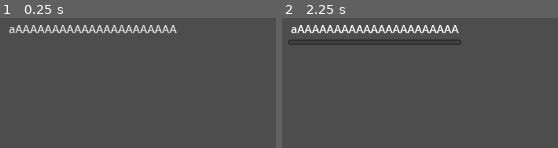
Above: before the commit, frames 1-2 (left to right).
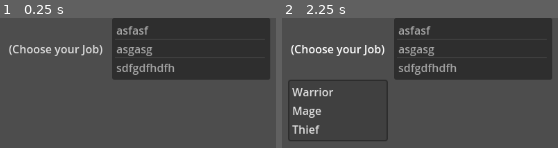
Above: after the commit, the same moments.

Repository: etherealxx/mj-ikdv01
Game: Godot game, scene res://scenes/job_dropdown.tscn
Two runs of this game, one before a commit and one after it. Both use one fixed random seed, a clock stepped at 60 frames per second and the inputs below.
Inputs:
- Up to frame 1 (0.25 s): no input
- Up to frame 2 (2.25 s): click "aAAAAAAAAAAAAAAAAAAAAAA" (after the commit: "(Choose your Job)") at 0.5 s; click "aAAAAAAAAAAAAAAAAAAAAAA" (after the commit: "(Choose your Job)") at 1.25 s; click "aAAAAAAAAAAAAAAAAAAAAAA" (after the commit: "(Choose your Job)") at 2 s

The runs differ from the first frame. In frame 1, 27% of the frame differs, in the area x 3-98%, y 0-47%; in frame 2, 29%, in the area x 2-98%, y 0-95%.

Commit message:
populating dropdown

Diff:
--- a/scenes/job_dropdown.tscn
+++ b/scenes/job_dropdown.tscn
@@ -17,21 +17,36 @@
 layout_mode = 2
 size_flags_horizontal = 3
 
-[node name="ReferenceRect2" type="ReferenceRect" parent="."]
+[node name="ReferenceRect2" type="VBoxContainer" parent="."]
 layout_mode = 2
 size_flags_horizontal = 3
 
-[node name="MenuButton" type="MenuButton" parent="ReferenceRect2"]
-layout_mode = 0
-offset_right = 8.0
-offset_bottom = 8.0
+[node name="DropdownGroup" type="HBoxContainer" parent="ReferenceRect2"]
+layout_mode = 2
+
+[node name="MenuButton" type="MenuButton" parent="ReferenceRect2/DropdownGroup"]
+unique_name_in_owner = true
+layout_mode = 2
 theme = SubResource("Theme_yj26j")
-text = "aAAAAAAAAAAAAAAAAAAAAAA"
+text = "(Choose your Job)"
 
-[node name="MenuBar" type="MenuBar" parent="ReferenceRect2"]
-layout_mode = 0
-offset_right = 40.0
-offset_bottom = 40.0
+[node name="VBoxContainer" type="VBoxContainer" parent="ReferenceRect2/DropdownGroup"]
+layout_mode = 2
+
+[node name="JobName" type="Label" parent="ReferenceRect2/DropdownGroup/VBoxContainer"]
+layout_mode = 2
+
+[node name="JobDesc" type="Label" parent="ReferenceRect2/DropdownGroup/VBoxContainer"]
+layout_mode = 2
+
+[node name="ItemList" type="ItemList" parent="ReferenceRect2/DropdownGroup"]
+layout_mode = 2
+size_flags_horizontal = 3
+auto_height = true
+item_count = 3
+item_0/text = "asfasf"
+item_1/text = "asgasg"
+item_2/text = "sdfgdfhdfh"
 
 [node name="ReferenceRect3" type="ReferenceRect" parent="."]
 layout_mode = 2
--- a/scripts/job_dropdown.gd
+++ b/scripts/job_dropdown.gd
@@ -2,13 +2,60 @@
 
 @export_file("*.csv") var joblist_file = ""
 
+@onready var menupopup : PopupMenu = %MenuButton.get_popup()
+
+var job_table := Dictionary()
+var job_properties := Array()
+
 func _ready():
+	menupopup.id_pressed.connect(_on_popup_item_pressed)
+
 	if !joblist_file.is_empty():
 		var file = FileAccess.open(joblist_file, FileAccess.READ)
 
 		# custom parser since godot doesn't have one by default
 		# for non-translation csv data
-		var next_csv_line = file.get_csv_line(",")
+		var next_csv_line := file.get_csv_line(",")
+		var firstrow_init := false
 		while next_csv_line != PackedStringArray([""]):
 			print(str(next_csv_line))
+
+			#var column = 1
+			var i = 0
+			var job_detail := Dictionary()
+			for item in next_csv_line:
+				if !firstrow_init:
+					#job_table[item] = Array()
+					#job_table[column] = item
+					#column += 1
+					job_properties.append(item)
+				else:
+					job_detail[job_properties[i]] = item
+					i += 1
+
+			if firstrow_init:
+				print(str(job_detail))
+
+				var job_index = int(job_detail[job_properties[0]]) # leftmost item
+
+				job_table[job_index] = job_detail
+
+			#var column = 1
+			#for item in next_csv_line:
+				#if !firstrow_init:
+					#job_table[item] = Array()
+					#job_table[column] = item
+					#column += 1
+				#else:
+					#job_table[job_table[column]][]
+
+			firstrow_init = true
 			next_csv_line = file.get_csv_line(",")
+
+		#print(str(job_table))
+		#print(job_table[1])
+		for job_item in job_table.keys():
+			menupopup.add_item(job_table[job_item]["JOBNAME"])
+
+func _on_popup_item_pressed(id):
+	%MenuButton.text = menupopup.get_item_text(menupopup.get_item_index(id))
